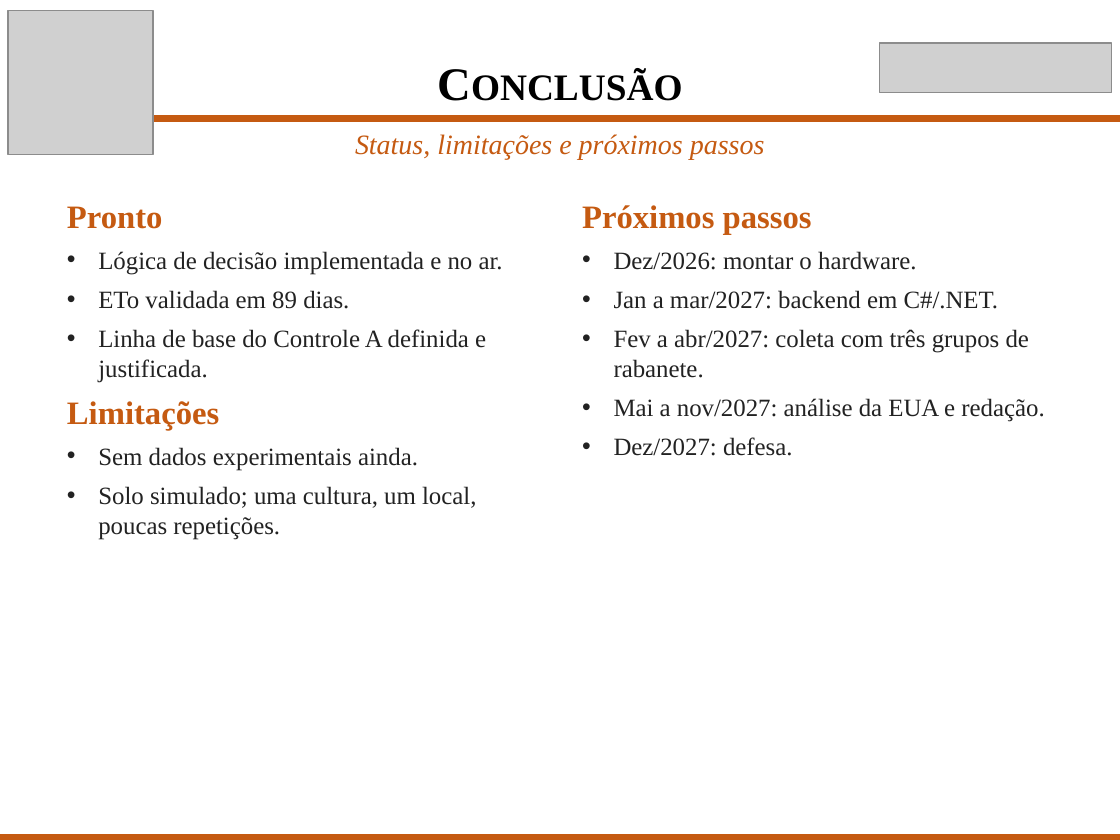
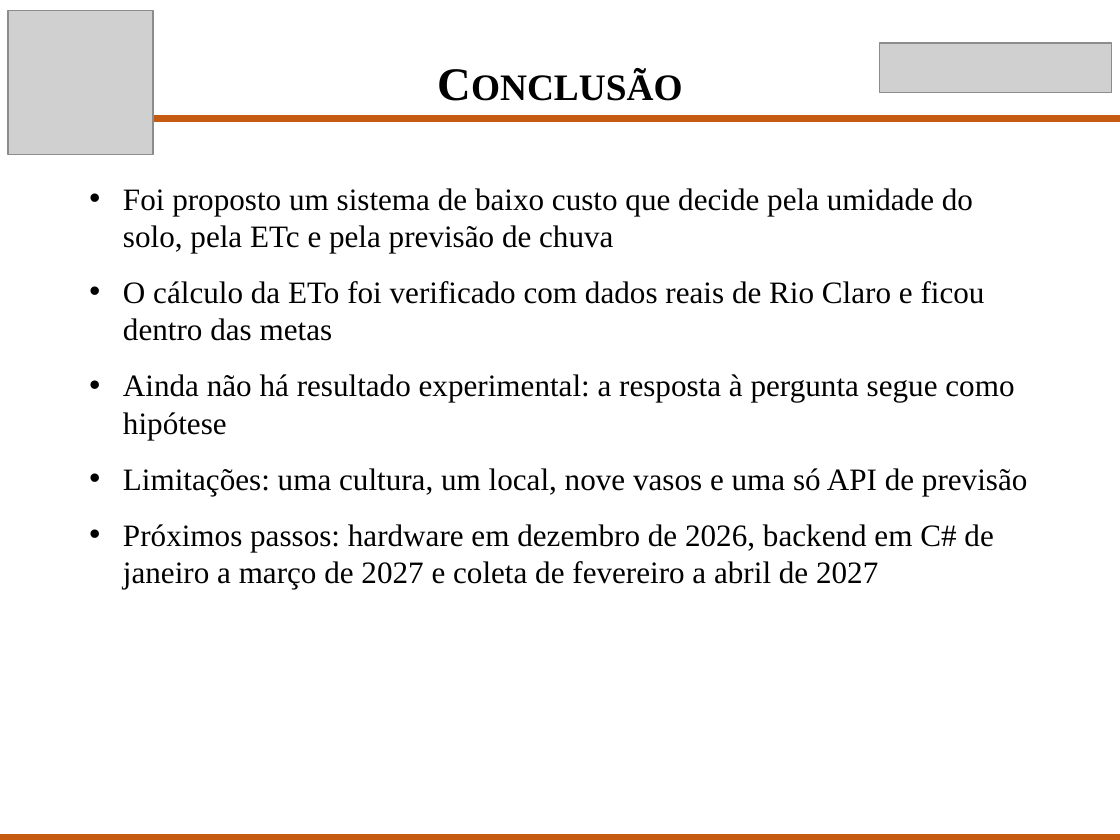
Before and after one commit to Scaglia05/irrigacao-inteligente, a slide deck: slide 11 of docs/p2/Apresentacao_TCC_P2.pptx. Drawn at 1120x840 pixels with LibreOffice and Linux fonts; fonts in the diff are those of the drawing; grey boxes stand for pictures. Boxes give left, top, right and bottom in pixels: in the first picture for what was removed or moved away, otherwise in the second. Text is boxed around its words. In the diff, an @@ line names an element or a change of style, - is before the commit and + after.

```diff
--- a/docs/p2/Apresentacao_TCC_P2.pptx
+++ b/docs/p2/Apresentacao_TCC_P2.pptx
@@ text removed at [67, 206, 503, 540] @@
-Pronto
-• Lógica de decisão implementada e no ar.
-• ETo validada em 89 dias.
-• Linha de base do Controle A definida e justificada.
-Limitações
-• Sem dados experimentais ainda.
-• Solo simulado; uma cultura, um local, poucas repetições.
@@ text at [123, 188, 1027, 589]: text changed; size 18 to 20 pt; text colour #C55A11 to #000000; italic off @@
-Status, limitações e próximos passos
+• Foi proposto um sistema de baixo custo que decide pela umidade do solo, pela ETc e pela previsão de chuva
+• O cálculo da ETo foi verificado com dados reais de Rio Claro e ficou dentro das metas
+• Ainda não há resultado experimental: a resposta à pergunta segue como hipótese
+• Limitações: uma cultura, um local, nove vasos e uma só API de previsão
+• Próximos passos: hardware em dezembro de 2026, backend em C# de janeiro a março de 2027 e coleta de fevereiro a abril de 2027
@@ text removed at [582, 205, 1044, 456] @@
-Próximos passos
-• Dez/2026: montar o hardware.
-• Jan a mar/2027: backend em C#/.NET.
-• Fev a abr/2027: coleta com três grupos de rabanete.
-• Mai a nov/2027: análise da EUA e redação.
-• Dez/2027: defesa.
```
Also in this commit, not shown: 10 other slides changed, 2 slides added, 2 slides removed, 1 other file.
